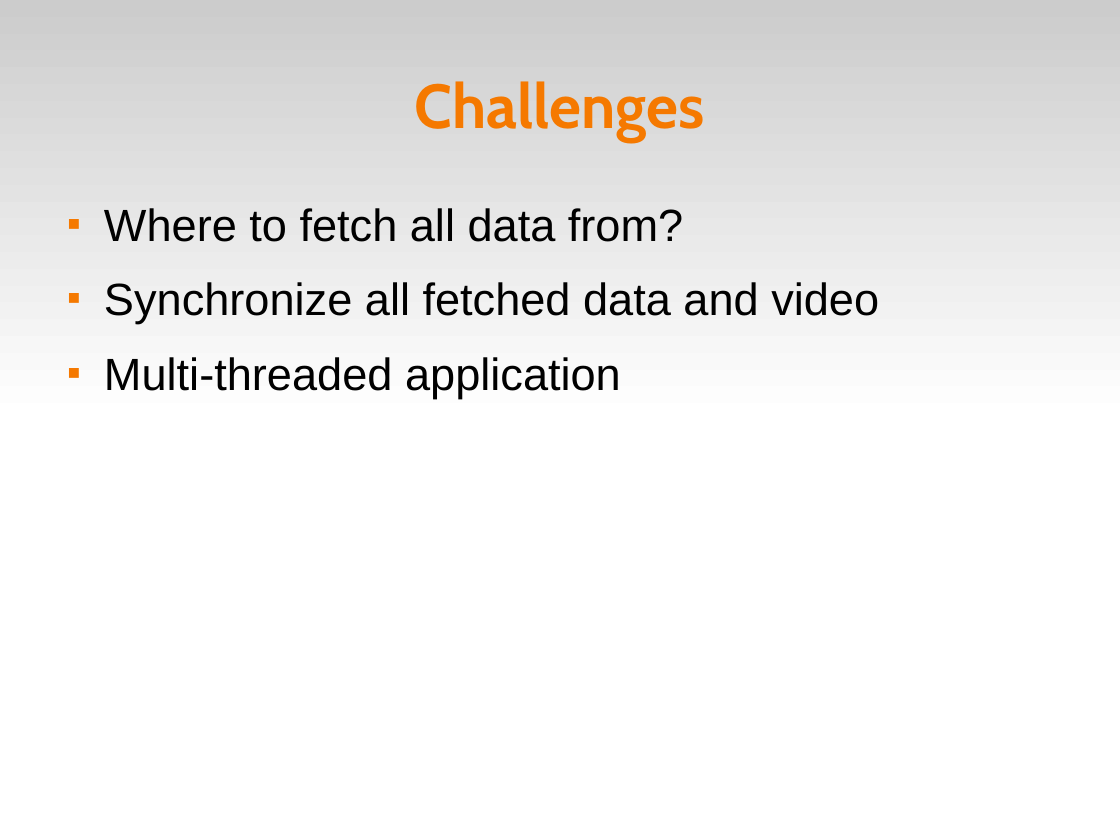
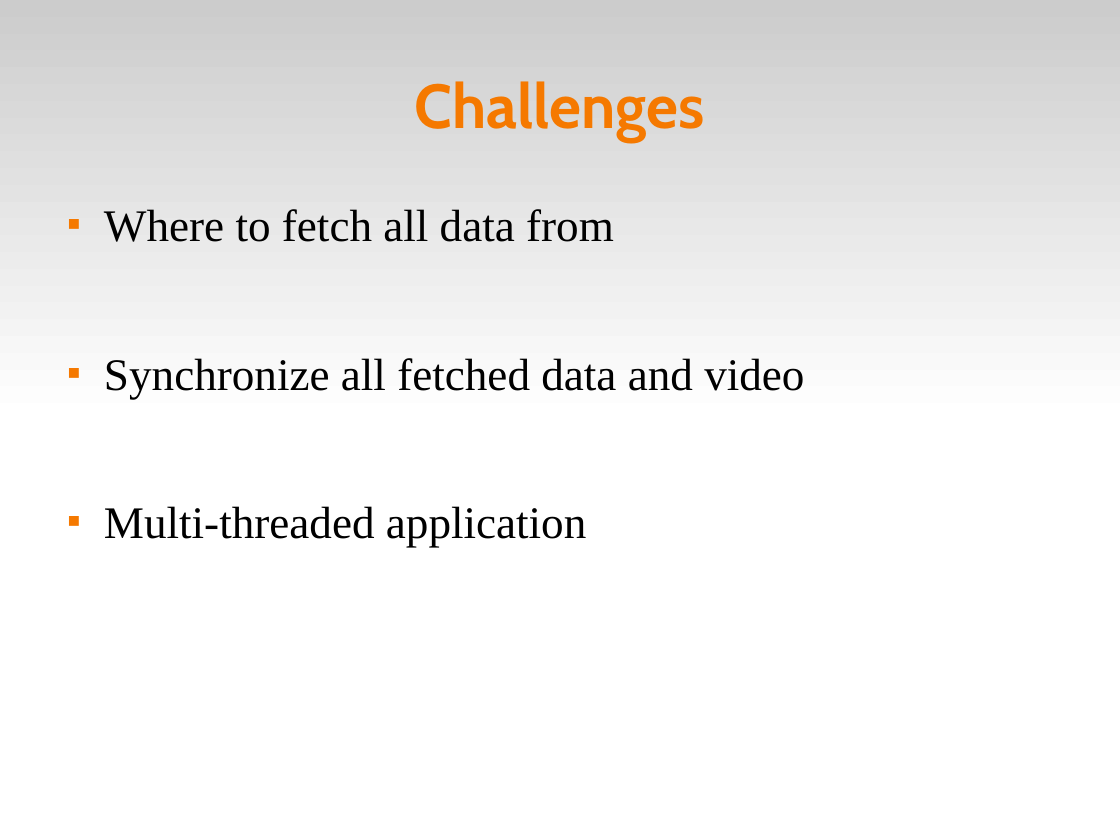
Before and after one commit to paul-g/protrade, a slide deck: slide 13 of docs/presentation/proTrade.odp. Drawn at 1120x840 pixels with LibreOffice and Linux fonts; fonts in the diff are those of the drawing. Boxes give left, top, right and bottom in pixels: in the first picture for what was removed or moved away, otherwise in the second. Text is boxed around its words. In the diff, an @@ line names an element or a change of style, - is before the commit and + after.

```diff
--- a/docs/presentation/proTrade.odp
+++ b/docs/presentation/proTrade.odp
@@ text at bbox=[104, 209, 614, 242]: text changed; font Arial to Times New Roman @@
-■ Where to fetch all data from?
+■ Where to fetch all data from
@@ text at bbox=[104, 358, 804, 547]: font Arial to Times New Roman in "Synchronize all fetched data and video", "Multi-threaded application" @@
```
Also in this commit, not shown: 6 other slides changed, 5 slides added, 2 slides removed, 2 other files.
